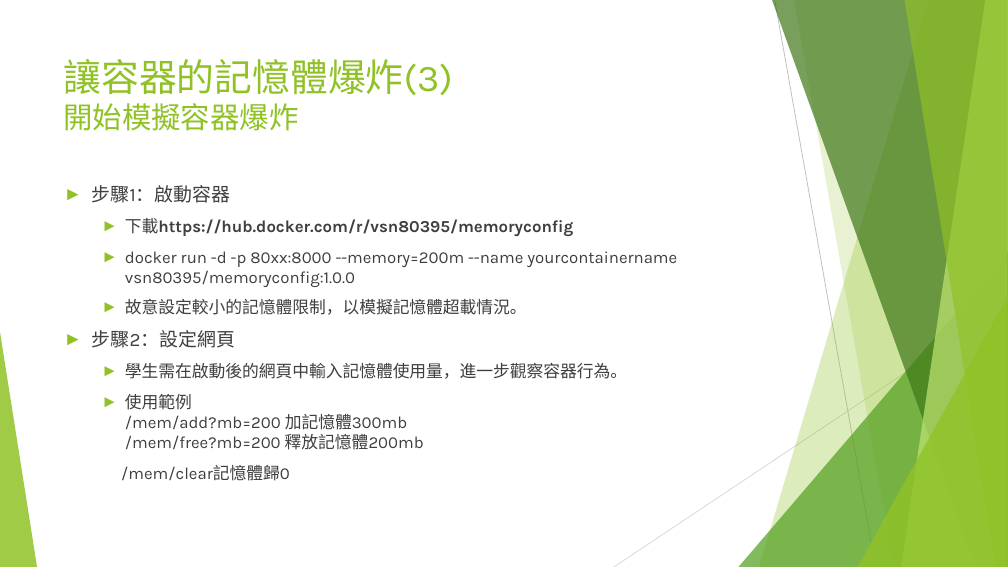
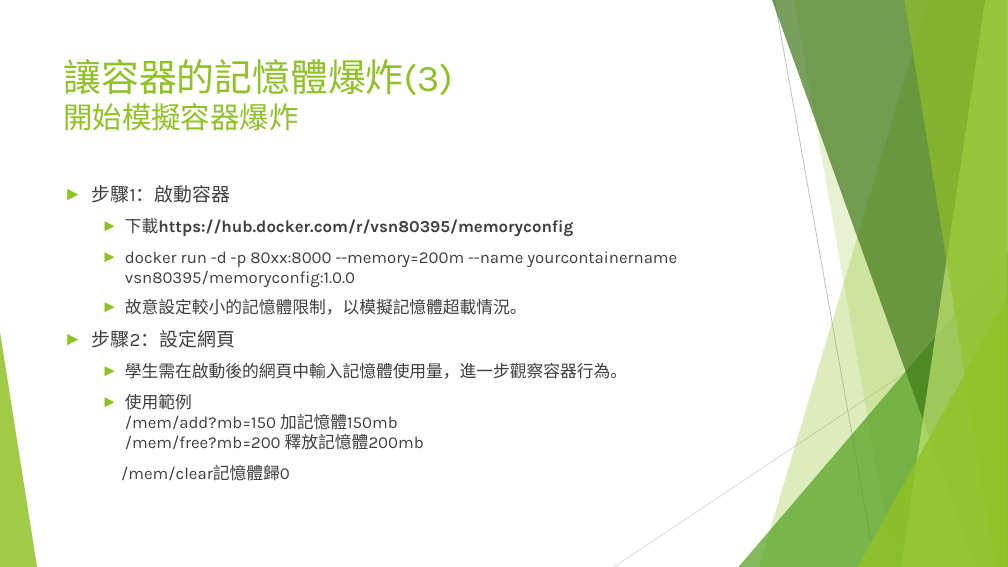
Before and after one commit to coolyuoo/Docker.Class4, a slide deck: slide 16 of 單元4.容器資源配置.pptx. Drawn at 1008x567 pixels with LibreOffice and Linux fonts; fonts in the diff are those of the drawing. Boxes give left, top, right and bottom in pixels: in the first picture for what was removed or moved away, otherwise in the second. Text is boxed around its words. In the diff, an @@ line names an element or a change of style, - is before the commit and + after.

Commit message:
00

```diff
--- a/單元4.容器資源配置.pptx
+++ b/單元4.容器資源配置.pptx
@@ text at <box>125,394,424,450</box>: text changed @@
-  ► 使用範例
-    /mem/add?mb=200 加記憶體300mb
-    /mem/free?mb=200 釋放記憶體200mb
+  ► 使用範例
+    /mem/add?mb=150 加記憶體150mb
+    /mem/free?mb=200 釋放記憶體200mb
```
